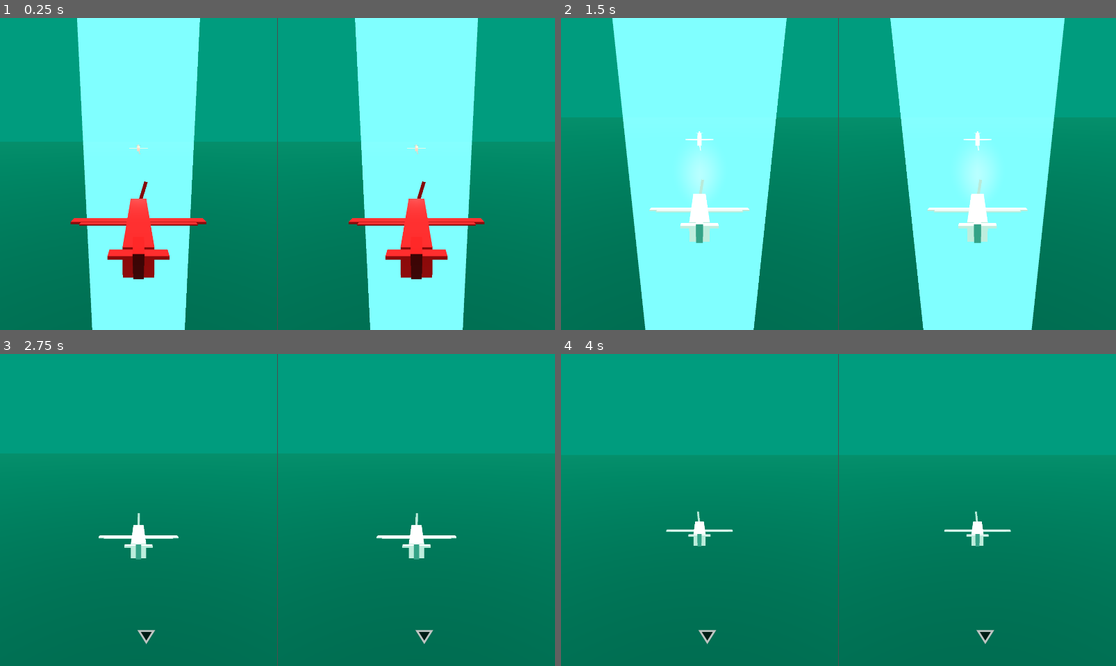
Above: before the commit, frames 1-4 (two rows, left to right).
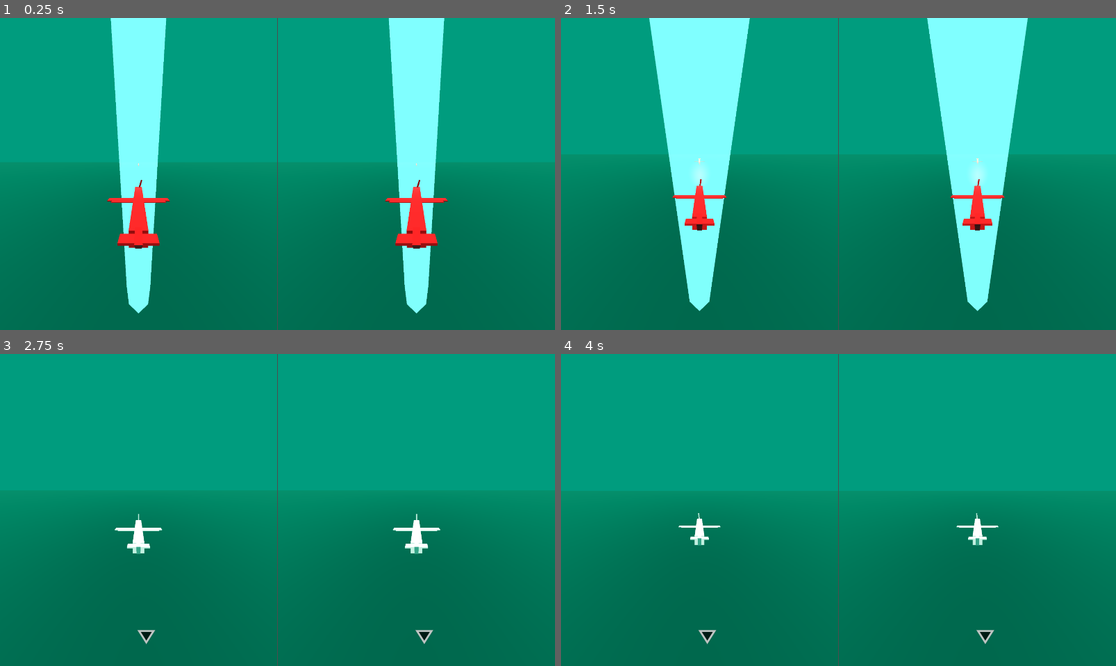
Above: after the commit, the same moments.

Repository: proximadams/Paper-Pilots
Game: Godot game, scene res://scenes/level.tscn
The game is run twice, just before and just after one commit, with the same random seed, the same clock (stepped at 60 frames per second) and the same inputs.
Inputs:
- Up to frame 1 (0.25 s): no input
- Up to frame 2 (1.5 s): no input
- Up to frame 3 (2.75 s): no input
- Up to frame 4 (4 s): no input

The runs differ from the first frame. In frame 1, 28% of the frame differs, in the area x 12-88%, y 0-100%; in frame 2, 35%, in the area x 0-100%, y 0-100%; in frame 3, 4.1%; in frame 4, 3.5%.

Commit message:
more forgiving shooting

Diff:
--- a/project.godot
+++ b/project.godot
@@ -19,6 +19,7 @@
 
 window/size/viewport_width=2304
 window/size/viewport_height=1296
+window/size/mode=3
 
 [input]
 
--- a/scenes/level.tscn
+++ b/scenes/level.tscn
@@ -55,7 +55,7 @@
 enemyPlayer = NodePath("../Player2")
 
 [node name="CameraFollow" type="Node3D" parent="Player1"]
-transform = Transform3D(1, 0, 0, 0, 1, 0, 0, 0, 1, 0, 3.5, -7.5)
+transform = Transform3D(1, 0, 0, 0, 1, 0, 0, 0, 1, 0, 3.5, -5)
 
 [node name="CameraLookAt" type="Node3D" parent="Player1"]
 transform = Transform3D(1, 0, 0, 0, 1, 0, 0, 0, 1, 0, 0, 20)
@@ -66,7 +66,7 @@
 playerID = 2
 
 [node name="CameraFollow" type="Node3D" parent="Player2"]
-transform = Transform3D(1, 0, 0, 0, 1, 0, 0, 0, 1, 0, 3.5, -7.5)
+transform = Transform3D(1, 0, 0, 0, 1, 0, 0, 0, 1, 0, 3.5, -5)
 
 [node name="CameraLookAt" type="Node3D" parent="Player2"]
 transform = Transform3D(1, 0, 0, 0, 1, 0, 0, 0, 1, 0, 0, 20)
@@ -91,8 +91,9 @@
 render_target_update_mode = 4
 
 [node name="Camera3D" type="Camera3D" parent="GridContainer/p1SubViewportContainer/SubViewport" node_paths=PackedStringArray("followTarget", "lookAtTarget", "player", "enemyArrow")]
-transform = Transform3D(1, 0, 0, 0, 0.886204, 0.463296, 0, -0.463296, 0.886204, 0, 3.5, 37.5)
+transform = Transform3D(1, 0, 0, 0, 0.886204, 0.463296, 0, -0.463296, 0.886204, 0, 3.5, 35)
 current = true
+fov = 135.0
 script = ExtResource("1_w7c3h")
 followTarget = NodePath("../../../../Player1/CameraFollow")
 lookAtTarget = NodePath("../../../../Player1/CameraLookAt")
@@ -113,8 +114,9 @@
 render_target_update_mode = 4
 
 [node name="Camera3D" type="Camera3D" parent="GridContainer/p2SubViewportContainer/SubViewport" node_paths=PackedStringArray("followTarget", "lookAtTarget", "player", "enemyArrow")]
-transform = Transform3D(-1, 4.05026e-08, -7.74744e-08, 0, 0.886204, 0.463296, 8.74228e-08, 0.463296, -0.886204, -3.27835e-06, 3.5, -37.5)
+transform = Transform3D(-1, 4.05026e-08, -7.74744e-08, 0, 0.886204, 0.463296, 8.74228e-08, 0.463296, -0.886204, 0, 3.5, -35)
 current = true
+fov = 135.0
 script = ExtResource("1_w7c3h")
 followTarget = NodePath("../../../../Player2/CameraFollow")
 lookAtTarget = NodePath("../../../../Player2/CameraLookAt")
--- a/scenes/player.tscn
+++ b/scenes/player.tscn
@@ -145,7 +145,7 @@
 }
 
 [sub_resource type="ConvexPolygonShape3D" id="ConvexPolygonShape3D_qhqgy"]
-points = PackedVector3Array(0, 0, 10000, 0, 1000, 10000, 0, -1000, 10000, 1000, 0, 10000, -1000, 0, 10000, 707, 707, 10000, 707, -707, 10000, -707, 707, 10000, -707, -707, 10000, 0, 0, 0)
+points = PackedVector3Array(0, 0, 10000, 0, 2000, 10000, 0, -2000, 10000, 2000, 0, 10000, -2000, 0, 10000, 1414, 1414, 10000, 1414, -1414, 10000, -1414, 1414, 10000, -1414, -1414, 10000, 0, 0, 0)
 
 [node name="Player" type="CharacterBody3D" node_paths=PackedStringArray("gunShots", "gunShotsAnim", "leftMoveableWing", "rightMoveableWing", "propellor", "rectangles")]
 collision_layer = 0
--- a/scripts/player.gd
+++ b/scripts/player.gd
@@ -39,15 +39,15 @@
 # TODO: slightly random hit location on plane
 
 func _process(delta: float) -> void:
-	handle_input_wing_angles()
-	handle_spin_propellor(delta)
-	handle_gun_fire()
-	handle_rotation(delta)
-	handle_gravity()
-	handle_movement(delta)
-	aim_gun_shot()
+	_handle_input_wing_angles()
+	_handle_spin_propellor(delta)
+	_handle_gun_fire()
+	_handle_rotation(delta)
+	_handle_gravity()
+	_handle_movement(delta)
+	_aim_gun_shot()
 
-func aim_gun_shot() -> void:
+func _aim_gun_shot() -> void:
 	if enemyPlayer.isHitable:
 		gunShots.look_at(enemyPlayer.global_position)
 		gunShots.scale = Vector3(-1.0, -1.0, -1.0)
@@ -85,16 +85,16 @@
 		result *= MOVE_ACCELERATION
 	return result
 
-func handle_gun_fire() -> void:
+func _handle_gun_fire() -> void:
 	if Input.is_action_just_pressed('shoot_p%d' % playerID):
 		gunShotsAnim.play('shooting')
 	elif Input.is_action_just_released('shoot_p%d' % playerID):
 		gunShotsAnim.play('not_shooting')
 
-func handle_gravity() -> void:
+func _handle_gravity() -> void:
 	fallSpeed = GRAVITY * abs(global_basis.z.normalized().y) + abs(global_basis.x.normalized().y)
 
-func handle_movement(delta: float) -> void:
+func _handle_movement(delta: float) -> void:
 	var accdeccMult = _get_acceleration_decceleration_mult()
 	propulsionSpeed = max(0.0, propulsionSpeed + (accdeccMult * delta))
 	propulsionSpeed -= (global_basis.z.normalized().y - 0.5) * delta * 70.0
@@ -106,9 +106,9 @@
 	move_and_slide()
 	transform = transform.orthonormalized()
 
-func handle_rotation(delta: float) -> void:
-	var speedMultX = 0.5 + (0.003 * (sqrt(propulsionSpeed * abs(fallSpeed))))
-	var speedMultY = 0.4 + (0.0008 * (sqrt(propulsionSpeed * abs(fallSpeed))))
+func _handle_rotation(delta: float) -> void:
+	var speedMultX = 1.0 + (0.003 * (sqrt(propulsionSpeed * abs(fallSpeed))))
+	var speedMultY = 0.8 + (0.0008 * (sqrt(propulsionSpeed * abs(fallSpeed))))
 	var inputDirection = get_input_direction()
 	if 0.0 < propulsionSpeed or rad_to_deg(rotation.x) < 80.0 or 100.0 < rad_to_deg(rotation.x):
 		rotate_object_local(Vector3.RIGHT, delta * inputDirection.y * speedMultY)
@@ -118,12 +118,12 @@
 			propulsionSpeed = 0.001
 		rotation.x += delta * min(1.0, max(0.0, max(0.0, TILT_DOWN_SPEED/propulsionSpeed) - 0.1))
 
-func handle_spin_propellor(delta: float) -> void:
+func _handle_spin_propellor(delta: float) -> void:
 	var accdeccMult = _get_acceleration_decceleration_mult()
 	propellorSpeed = max(0.0, min(MAX_PROPELLOR_SPEED, propellorSpeed + (accdeccMult * delta * PROPELLOR_ACCELERATION)))
 	propellor.rotation.z += delta * propellorSpeed
 
-func handle_input_wing_angles() -> void:
+func _handle_input_wing_angles() -> void:
 	var inputDirection = get_input_direction()
 	leftMoveableWing.rotation.x  = deg_to_rad(inputDirection.x - inputDirection.y) * WING_DEGREES
 	rightMoveableWing.rotation.x = deg_to_rad(-inputDirection.x - inputDirection.y) * WING_DEGREES
--- a/scripts/player_camera.gd
+++ b/scripts/player_camera.gd
@@ -10,7 +10,7 @@
 @onready var viewport = get_parent()
 
 func _physics_process(_delta: float) -> void:
-	global_position = lerp(global_position, followTarget.global_position, 0.05)
+	global_position = lerp(global_position, followTarget.global_position, 0.15)
 	look_at(lookAtTarget.global_position)
 	if is_position_in_frustum(player.enemyPlayer.global_position):
 		enemyArrow.hide()
